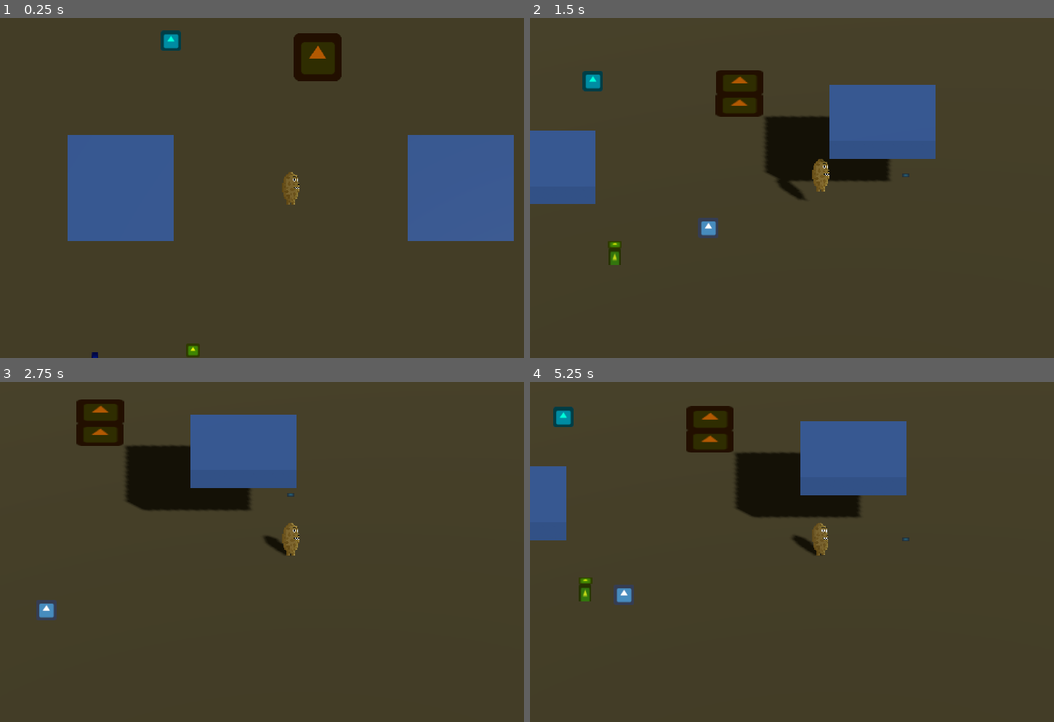
Above: before the commit, frames 1-4 (two rows, left to right).
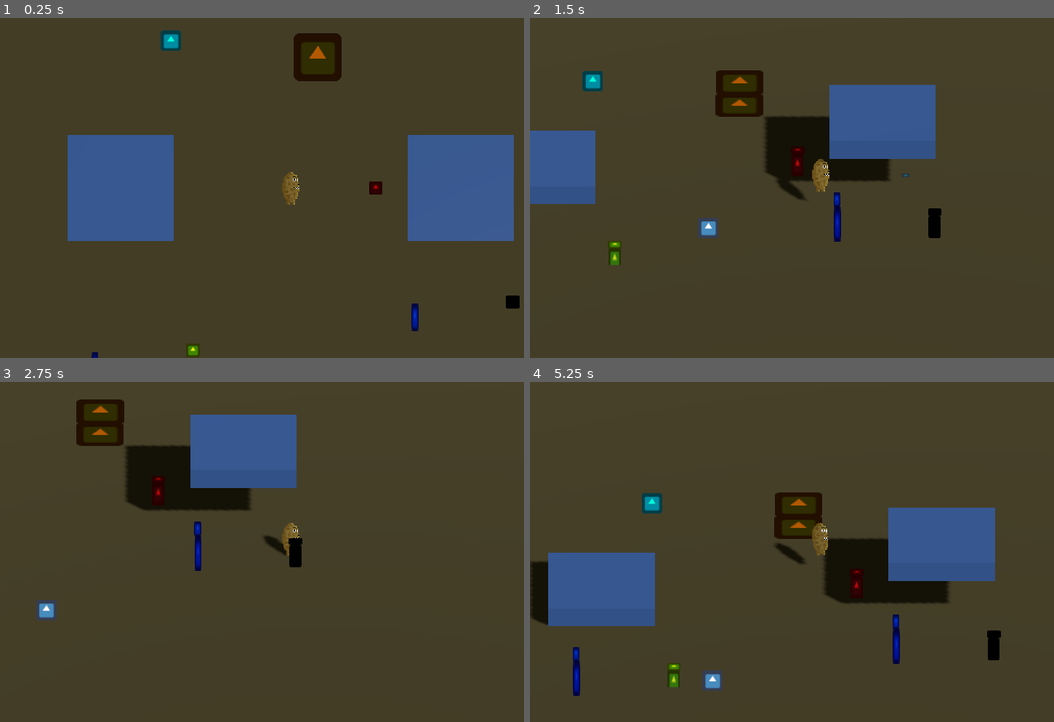
Above: after the commit, the same moments.

Repository: BVenturaDev/BrokenReality
Game: Godot game, scene res://scenes/levels/TestLevel.tscn
The game is run twice, just before and just after one commit, with the same random seed, the same clock (stepped at 60 frames per second) and the same inputs. The engine's default icon, where the game draws it, is replaced by a stand-in: a white triangle on a blue panel in a dark square.
Inputs (mouse positions are in pixels of both pictures, inside the frame that each line leads up to):
- Up to frame 1 (0.25 s): no input
- Up to frame 2 (1.5 s): tap Enter (ui_accept) at 0.5 s; move the mouse to (949, 171) at 0.52 s; hold D (move_right) 0.53-1.28 s; hold Right mouse button (right_click) 0.53-1.28 s; tap Space (jump) at 0.77 s; move the mouse to (702, 205) at 1.27 s; hold S (move_down) from 1.28 s (still down); click (702, 205) at 1.35 s
- Up to frame 3 (2.75 s): tap Space (jump) at 1.52 s; right-click (172, 569) at 1.55 s; move the mouse to (351, 477) at 2.02 s; release S (move_down) at 2.03 s; hold D (move_right) from 2.03 s (still down); hold Right mouse button (right_click) from 2.03 s (still down)
- Up to frame 4 (5.25 s): move the mouse to (792, 620) at 2.77 s; release D (move_right) at 2.78 s; release Right mouse button (right_click) at 2.78 s; hold W (move_up) 2.78-3.53 s; right-click (792, 620) at 2.85 s; tap Space (jump) at 3.02, 3.77, 4.52 s; move the mouse to (996, 603) at 3.52 s; hold Right mouse button (right_click) 3.53-4.28 s; hold A (move_left) 3.53-5.03 s; click (996, 603) at 3.6 s; move the mouse to (645, 501) at 4.27 s; right-click (645, 501) at 4.35 s; move the mouse to (849, 552) at 5.02 s; hold S (move_down) from 5.03 s (still down); hold Right mouse button (right_click) from 5.03 s (still down)

The runs differ from the first frame. In frame 1, 0.3% of the frame differs, in the area x 70-100%, y 48-93%; in frame 2, 0.5%; in frame 3, 0.5%; in frame 4, 24%, in the area x 0-90%, y 7-93%.
Error after the commit: Parse Error: The member "position" already exists in a parent class. (res://src/entities/MovableBox.gd:18)

Commit message:
Added Crate, Coin, Lever, Limit on Moving Box

Diff:
--- /dev/null
+++ b/scenes/entities/Coin.tscn
@@ -0,0 +1,19 @@
+[gd_scene load_steps=4 format=2]
+
+[ext_resource path="res://icon.png" type="Texture" id=1]
+[ext_resource path="res://src/entities/Coin.gd" type="Script" id=2]
+
+[sub_resource type="SphereShape" id=1]
+
+[node name="Coin" type="Spatial"]
+script = ExtResource( 2 )
+
+[node name="Sprite3D" type="Sprite3D" parent="."]
+transform = Transform( 2, 0, 0, 0, -8.74228e-08, 1, 0, -2, -4.37114e-08, 0, 1, 0 )
+modulate = Color( 0, 1, 0.109804, 1 )
+texture = ExtResource( 1 )
+
+[node name="HitBox" type="Area" parent="."]
+
+[node name="CollisionShape" type="CollisionShape" parent="HitBox"]
+shape = SubResource( 1 )
--- /dev/null
+++ b/scenes/entities/Crate.tscn
@@ -0,0 +1,23 @@
+[gd_scene load_steps=4 format=2]
+
+[ext_resource path="res://icon.png" type="Texture" id=1]
+[ext_resource path="res://src/entities/Crate.gd" type="Script" id=2]
+
+[sub_resource type="BoxShape" id=1]
+extents = Vector3( 0.586141, 1.4961, 0.623729 )
+
+[node name="Crate" type="KinematicBody"]
+script = ExtResource( 2 )
+
+[node name="Sprite3D" type="Sprite3D" parent="."]
+transform = Transform( 2, 0, 0, 0, -8.74228e-08, 1, 0, -2, -4.37114e-08, 0, 1.5, 0 )
+modulate = Color( 0.737255, 0.0156863, 0.0156863, 1 )
+texture = ExtResource( 1 )
+
+[node name="CollisionShape" type="CollisionShape" parent="."]
+shape = SubResource( 1 )
+
+[node name="Sprite3D2" type="Sprite3D" parent="."]
+transform = Transform( 1.8, 0, 0, 0, 4, 0, 0, 0, 1, -0.0158663, 0.262854, 0.611703 )
+modulate = Color( 0.741176, 0.0352941, 0.0352941, 1 )
+texture = ExtResource( 1 )
--- /dev/null
+++ b/scenes/entities/Lever.tscn
@@ -0,0 +1,42 @@
+[gd_scene load_steps=5 format=2]
+
+[ext_resource path="res://icon.png" type="Texture" id=1]
+[ext_resource path="res://src/entities/Lever.gd" type="Script" id=2]
+
+[sub_resource type="BoxShape" id=1]
+extents = Vector3( 0.586141, 1.4961, 0.623729 )
+
+[sub_resource type="BoxShape" id=2]
+extents = Vector3( 0.35624, 1.99525, 1.22772 )
+
+[node name="Lever" type="KinematicBody"]
+script = ExtResource( 2 )
+
+[node name="Sprite3D" type="Sprite3D" parent="."]
+transform = Transform( 2, 0, 0, 0, -8.74228e-08, 1, 0, -2, -4.37114e-08, 0, 1.5, 0 )
+modulate = Color( 0, 0, 0, 1 )
+texture = ExtResource( 1 )
+
+[node name="CollisionShape" type="CollisionShape" parent="."]
+shape = SubResource( 1 )
+
+[node name="OpenableDoor" type="StaticBody" parent="."]
+transform = Transform( 1, 0, 0, 0, 1, 0, 0, 0, 1, -9.20826, 1.78347, 1.43759 )
+
+[node name="Sprite3D" type="Sprite3D" parent="OpenableDoor"]
+transform = Transform( 1, 0, 0, 0, -1.74846e-07, 1, 0, -4, -4.37114e-08, 0, 2, 0 )
+modulate = Color( 0.0392157, 0.235294, 0.811765, 1 )
+texture = ExtResource( 1 )
+
+[node name="CollisionShape" type="CollisionShape" parent="OpenableDoor"]
+shape = SubResource( 2 )
+
+[node name="Sprite3D2" type="Sprite3D" parent="OpenableDoor"]
+transform = Transform( 1, 0, 0, 0, 6, 0, 0, 0, 1, 0.0416832, -9.53674e-07, 1.17888 )
+modulate = Color( 0.0470588, 0.164706, 0.788235, 1 )
+texture = ExtResource( 1 )
+
+[node name="Sprite3D2" type="Sprite3D" parent="."]
+transform = Transform( 1.8, 0, 0, 0, 4, 0, 0, 0, 1, -0.0158663, 0.262854, 0.611703 )
+modulate = Color( 0, 0, 0, 1 )
+texture = ExtResource( 1 )
--- a/scenes/entities/Player.tscn
+++ b/scenes/entities/Player.tscn
@@ -90,3 +90,8 @@
 visible = false
 modulate = Color( 0.027451, 0.596078, 0.623529, 0.698039 )
 texture = ExtResource( 5 )
+
+[node name="Timer" type="Timer" parent="."]
+wait_time = 5.0
+one_shot = true
+autostart = true
--- a/scenes/levels/TestLevel.tscn
+++ b/scenes/levels/TestLevel.tscn
@@ -6,6 +6,8 @@
 [ext_resource path="res://scenes/entities/Enemy.tscn" type="PackedScene" id=4]
 [ext_resource path="res://scenes/entities/Bell.tscn" type="PackedScene" id=5]
 [ext_resource path="res://scenes/entities/Mirror.tscn" type="PackedScene" id=6]
+[ext_resource path="res://scenes/entities/Lever.tscn" type="PackedScene" id=7]
+[ext_resource path="res://scenes/entities/Crate.tscn" type="PackedScene" id=8]
 
 [sub_resource type="BoxShape" id=1]
 extents = Vector3( 100, 0.5, 100 )
@@ -93,3 +95,9 @@
 
 [node name="Mirror" parent="." instance=ExtResource( 6 )]
 transform = Transform( 1, 0, 0, 0, 1, 0, 0, 0, 1, -11.2701, 1.00476, -13.8516 )
+
+[node name="Lever" parent="." instance=ExtResource( 7 )]
+transform = Transform( 1, 0, 0, 0, 1, 0, 0, 0, 1, 20.8972, 1.16213, 10.731 )
+
+[node name="Crate" parent="." instance=ExtResource( 8 )]
+transform = Transform( 1, 0, 0, 0, 1, 0, 0, 0, 1, 8, 1.4035, 0 )
--- /dev/null
+++ b/src/entities/Coin.gd
@@ -0,0 +1,11 @@
+extends Spatial
+
+var sanity_boost = 10
+
+onready var player = get_tree().current_scene.find_node("Player")
+onready var hitbox = $HitBox
+
+func _process(delta: float) -> void:
+		if player in hitbox.get_overlapping_bodies():
+			player.sanity += sanity_boost
+			queue_free()
--- /dev/null
+++ b/src/entities/Crate.gd
@@ -0,0 +1,9 @@
+extends KinematicBody
+
+var coin : PackedScene = preload("res://scenes/entities/Coin.tscn")
+
+func hitted() -> void:
+	var new_coin = coin.instance()
+	new_coin.global_transform = self.global_transform
+	get_tree().current_scene.add_child(new_coin)
+	queue_free()
--- /dev/null
+++ b/src/entities/Lever.gd
@@ -0,0 +1,7 @@
+extends KinematicBody
+
+onready var door := $OpenableDoor
+
+func hitted() -> void:
+	if self.has_node("OpenableDoor"):
+		door.queue_free()
--- a/src/entities/MovableBox.gd
+++ b/src/entities/MovableBox.gd
@@ -1,16 +1,27 @@
 extends KinematicBody
+
+# to limit the movement
+export var up_z := -10.0
+export var down_z := 10.0
+export var left_x := -10.0
+export var right_x := 10.0
 
 var direction : Vector3
 var speed = 600
+
 
 onready var left := $Left
 onready var right := $Right
 onready var up := $Up
 onready var down := $Down
 onready var player = get_parent().get_node("Player")
+onready var position = translation
+
 
 
 func _process(delta: float) -> void:
+	translation.z = clamp(translation.z, position.z + up_z, position.z + down_z)
+	translation.x = clamp(translation.x, position.x + left_x, position.x + right_x)
 	if player in left.get_overlapping_bodies():
 		direction = Vector3(1,0,0)
 	elif player in right.get_overlapping_bodies():
--- a/src/entities/Player.gd
+++ b/src/entities/Player.gd
@@ -30,10 +30,12 @@
 onready var vp_slope : float = vp_size.y/vp_size.x
 onready var mirror = get_parent().get_node("Mirror")
 onready var sm = $WorldModeSM
+onready var timer =$Timer
 
 func _ready() -> void:
 	add_to_group("player")
 	mirror.connect("entered", self, "_on_mirror_entered")
+	timer.stop()
 
 
 func _movement(delta) -> void:
--- a/src/entities/PlayerActionSM.gd
+++ b/src/entities/PlayerActionSM.gd
@@ -17,9 +17,10 @@
 			state = states.attack
 			yield(get_tree().create_timer(0.5), "timeout")
 			state = states.idle
-		if Input.is_action_just_released("right_click"):
+		if Input.is_action_just_released("right_click") and parent.timer.is_stopped():
 			parent.aim.visible = false
 			parent._shoot()
+			parent.timer.start()
 			state = states.shoot
 			yield(get_tree().create_timer(0.5), "timeout")
 			state = states.idle
@@ -30,9 +31,9 @@
 
 func _state_logic(delta):
 	if [states.idle, states.walk, states.run].has(state):
-		if Input.is_action_pressed("right_click"):
-			parent.aim.visible = true
-			parent._aim()
+			if Input.is_action_pressed("right_click") and parent.timer.is_stopped() :
+				parent.aim.visible = true
+				parent._aim()
 
 	if ![states.attack, states.shoot,].has(state):
 		parent._movement(delta)
Not shown: 1 places in scenes/levels/TestLevel.tscn that only renumber resources
